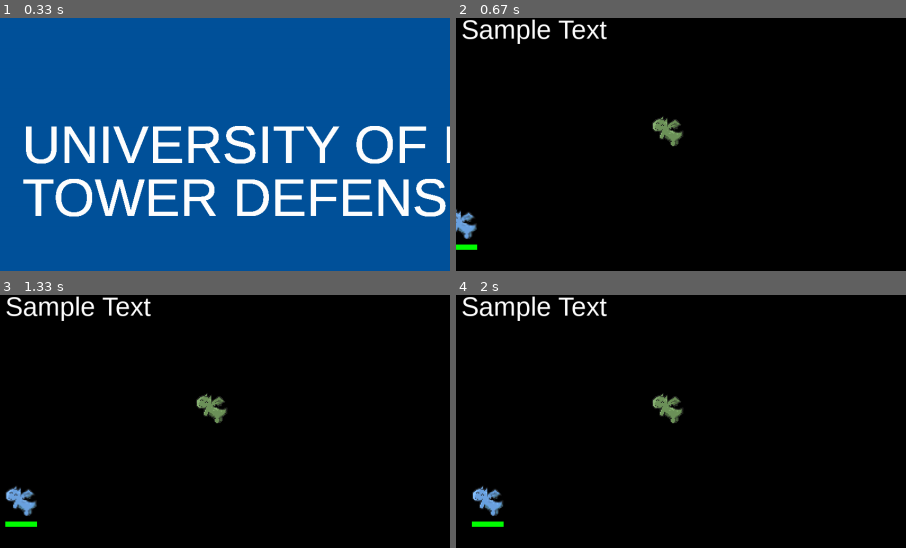
Above: before the commit, frames 1-4 (two rows, left to right).
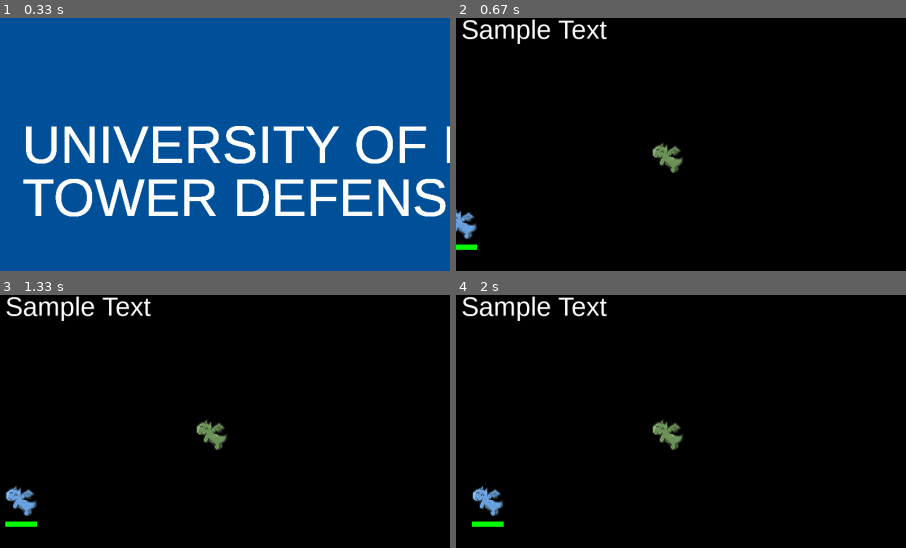
Above: after the commit, the same moments.

Repository: m-heck/SwampHacks
Game: pygame game, started from main.py
Two runs of this game, one before a commit and one after it. Both use one fixed random seed, a clock stepped at 60 frames per second and the inputs below.
Inputs (mouse positions are % of the whole screen's width and height, from its top left):
- Up to frame 1 (0.33 s): no input
- Up to frame 2 (0.67 s): press the mouse at (26, 51) at 0.37 s; move the mouse to (43, 61) at 0.47 s; release the mouse at (60, 72) at 0.6 s
- Up to frame 3 (1.33 s): no input
- Up to frame 4 (2 s): no input
The pictures show only the part of the screen within x 0-50%, y 2-52%; the shares and areas given below are measured in that part.

Frame 1 is identical in both runs. In frame 2, 0.9% of the frame differs, in the area x 43-51%, y 39-62%; in frame 3, 0.9%; in frame 4, 0.9%.

Commit message:
trying to get dragon to attack

Diff:
--- a/fighter.py
+++ b/fighter.py
@@ -93,13 +93,13 @@
 
 
 class Defender(Fighter):
-    def __init__(self, x=370, y=200, atk=20, atk_delay=10, range=300):
+    def __init__(self, x=370, y=250, atk=20, atk_delay=10, range=300):
         super().__init__(x, y)
         self.atk = atk
         self.atk_delay = atk_delay
         self.range = range
         self.img = GREEN_DRAGON_1
-        self.cooldown = atk_delay * 60
+        self.cooldown = 60
         self.cooldown_counter = self.cooldown
         self.arrows = []
         self.mask = pygame.mask.from_surface(self.img)
--- a/main.py
+++ b/main.py
@@ -1,6 +1,5 @@
 import pygame
 import os
-from fighter import Attacker
 from castle import Castle
 from fighter import Attacker, Defender
 
@@ -12,7 +11,7 @@
 WINDOW = pygame.display.set_mode((WIDTH, HEIGHT))
 pygame.display.set_caption("Swamphacks Game")
 
-#Menu BG
+# Menu BG
 menu_bg = pygame.transform.scale(pygame.image.load(os.path.join("images", "BG.png")), (WIDTH, HEIGHT))
 
 # colors
@@ -20,6 +19,7 @@
 red = (255, 0, 0)
 orange = (255, 100, 0)
 black = (0, 0, 0)
+
 
 def main():
     # VARIABLES
